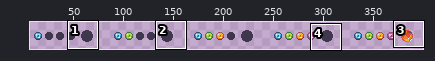
A sprite sheet gets an edit: Assets/Textures/UI/MultiplierGems.png. The picture above shows the old version from afar; the outline marks the close-up.
Close-up. Before the edit:
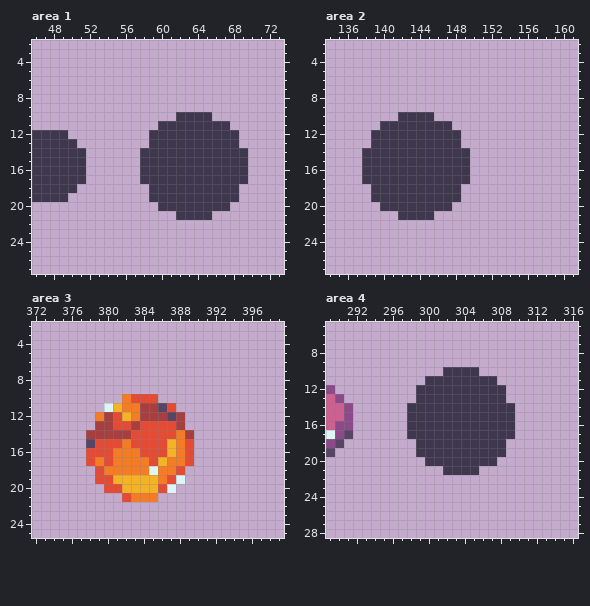
The file is 400x32 pixels. Shown: area 1: x 46..73, y 2..27; area 2: x 134..161, y 2..27; area 3: x 372..399, y 2..25; area 4: x 289..316, y 5..28. The wide view leaves out empty margins. The commit also changed other parts of the picture, which this record leaves out.
After:
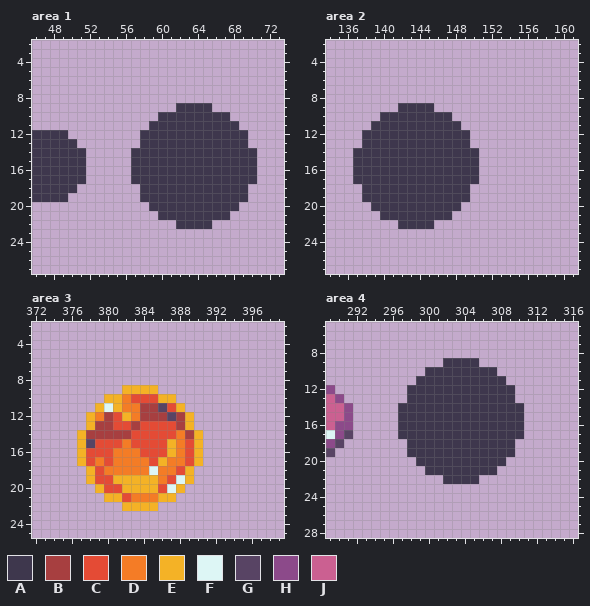
Palette (. is transparent): A #3e374d  B #a73f40  C #e44b35  D #f47c26  E #f4b226  F #ddf6f5  G #584464  H #8c4a8a  J #cb6091
Edits made:
--- area 1
@@ x 55..72 @@
  8 ..................
- 9 ..................
-10 .......AAAA.......
-11 .....AAAAAAAA.....
-12 ....AAAAAAAAAA....
-13 ....AAAAAAAAAA....
-14 ...AAAAAAAAAAAA...
-15 ...AAAAAAAAAAAA...
-16 ...AAAAAAAAAAAA...
-17 ...AAAAAAAAAAAA...
-18 ....AAAAAAAAAA....
-19 ....AAAAAAAAAA....
-20 .....AAAAAAAA.....
-21 .......AAAA.......
-22 ..................
+ 9 .......AAAA.......
+10 .....AAAAAAAA.....
+11 ....AAAAAAAAAA....
+12 ...AAAAAAAAAAAA...
+13 ...AAAAAAAAAAAA...
+14 ..AAAAAAAAAAAAAA..
+15 ..AAAAAAAAAAAAAA..
+16 ..AAAAAAAAAAAAAA..
+17 ..AAAAAAAAAAAAAA..
+18 ...AAAAAAAAAAAA...
+19 ...AAAAAAAAAAAA...
+20 ....AAAAAAAAAA....
+21 .....AAAAAAAA.....
+22 .......AAAA.......
 23 ..................
--- area 2
@@ x 135..152 @@
  8 ..................
- 9 ..................
-10 .......AAAA.......
-11 .....AAAAAAAA.....
-12 ....AAAAAAAAAA....
-13 ....AAAAAAAAAA....
-14 ...AAAAAAAAAAAA...
-15 ...AAAAAAAAAAAA...
-16 ...AAAAAAAAAAAA...
-17 ...AAAAAAAAAAAA...
-18 ....AAAAAAAAAA....
-19 ....AAAAAAAAAA....
-20 .....AAAAAAAA.....
-21 .......AAAA.......
-22 ..................
+ 9 .......AAAA.......
+10 .....AAAAAAAA.....
+11 ....AAAAAAAAAA....
+12 ...AAAAAAAAAAAA...
+13 ...AAAAAAAAAAAA...
+14 ..AAAAAAAAAAAAAA..
+15 ..AAAAAAAAAAAAAA..
+16 ..AAAAAAAAAAAAAA..
+17 ..AAAAAAAAAAAAAA..
+18 ...AAAAAAAAAAAA...
+19 ...AAAAAAAAAAAA...
+20 ....AAAAAAAAAA....
+21 .....AAAAAAAA.....
+22 .......AAAA.......
 23 ..................
--- area 3
@@ x 375..392 @@
  8 ..................
- 9 ..................
-10 .......DCCC.......
-11 .....FEDDBBGC.....
-12 ....DBCEDBBBGB....
-13 ....BBCCBCCCCB....
-14 ...BBBBBCCCCCDB...
-15 ...GCCCDCCCCEDC...
-16 ...CCCDDDCCCEDC...
-17 ...CDCDDDDCEDDC...
-18 ....CDDDDDFDDC....
-19 ....CCEEEEEDCF....
-20 .....CCEEEECF.....
-21 .......CDDD.......
-22 ..................
+ 9 .......EEEE.......
+10 .....EEDCCCEE.....
+11 ....EFEDDBBGCE....
+12 ...EDBCEDBBBGBE...
+13 ...EBBCCBCCCCBE...
+14 ..EBBBBBCCCCCDBE..
+15 ..EGCCCDCCCCEDCE..
+16 ..ECCCDDDCCCEDCE..
+17 ..ECDCDDDDCEDDCE..
+18 ...ECDDDDDFDDCE...
+19 ...ECCEEEEEDCFE...
+20 ....ECCEEEECFE....
+21 .....EECDDDEE.....
+22 .......EEEE.......
 23 ..................
--- area 4
@@ x 295..312 @@
  8 ..................
- 9 ..................
-10 .......AAAA.......
-11 .....AAAAAAAA.....
-12 ....AAAAAAAAAA....
-13 ....AAAAAAAAAA....
-14 ...AAAAAAAAAAAA...
-15 ...AAAAAAAAAAAA...
-16 ...AAAAAAAAAAAA...
-17 ...AAAAAAAAAAAA...
-18 ....AAAAAAAAAA....
-19 ....AAAAAAAAAA....
-20 .....AAAAAAAA.....
-21 .......AAAA.......
-22 ..................
+ 9 .......AAAA.......
+10 .....AAAAAAAA.....
+11 ....AAAAAAAAAA....
+12 ...AAAAAAAAAAAA...
+13 ...AAAAAAAAAAAA...
+14 ..AAAAAAAAAAAAAA..
+15 ..AAAAAAAAAAAAAA..
+16 ..AAAAAAAAAAAAAA..
+17 ..AAAAAAAAAAAAAA..
+18 ...AAAAAAAAAAAA...
+19 ...AAAAAAAAAAAA...
+20 ....AAAAAAAAAA....
+21 .....AAAAAAAA.....
+22 .......AAAA.......
 23 ..................
Where, in picture pixels (left, top, right, bottom), the same in both close-ups:
added: (131, 103, 257, 229)
added: (353, 103, 479, 229)
added: (77, 385, 203, 511)
added: (398, 358, 524, 484)
